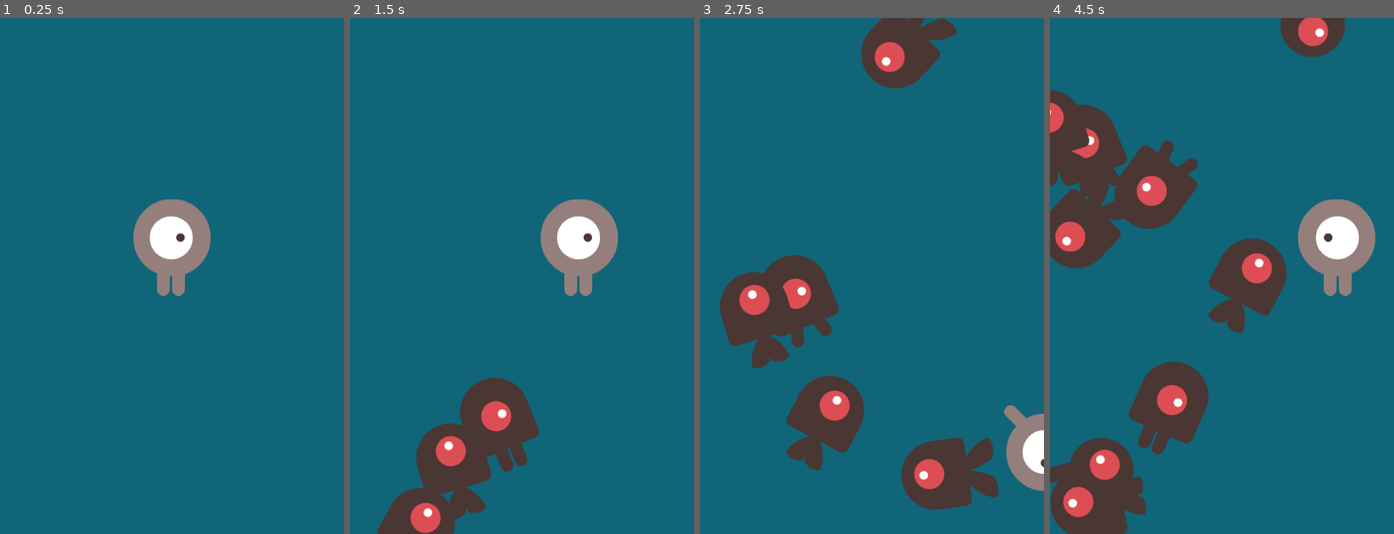
Above: before the commit, frames 1-4 (left to right).
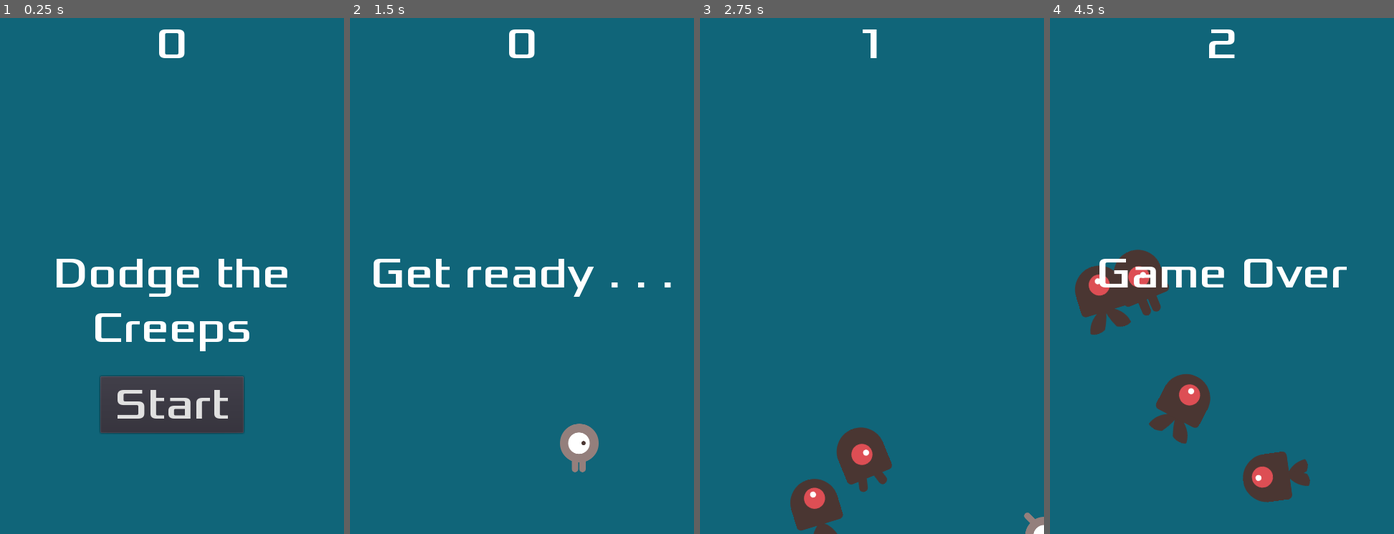
Above: after the commit, the same moments.

Repository: Mortr0n/godotLearning
Game: Godot game, scene res://Main.tscn
Two runs of this game, one before a commit and one after it. Both use one fixed random seed, a clock stepped at 60 frames per second and the inputs below.
Inputs (mouse positions are in pixels of both pictures, inside the frame that each line leads up to):
- Up to frame 1 (0.25 s): no input
- Up to frame 2 (1.5 s): click (522, 405) at 0.5 s, where only the run after the commit has a clickable "Start"; hold D (move_right) from 1.28 s (still down)
- Up to frame 3 (2.75 s): release D (move_right) at 2.03 s; hold S (move_down) from 2.03 s (still down)
- Up to frame 4 (4.5 s): release S (move_down) at 2.78 s; hold D (move_right) 2.78-3.53 s; hold W (move_up) 3.53-4.28 s; hold A (move_left) from 4.28 s (still down)

The runs differ from the first frame. In frame 1, 10% of the frame differs, in the area x 16-84%, y 2-81%; in frame 2, 12%; in frame 3, 17%; in frame 4, 26%, in the area x 0-95%, y 0-100%.

Commit message:
finished main loop and added sound

Diff:
--- /dev/null
+++ b/2d-dodge-the-creeps/2d-dodge-the-creeps/HUD.gd
@@ -0,0 +1,28 @@
+extends CanvasLayer
+
+signal start_game
+
+func update_score(score):
+	$ScoreLabel.text = str(score)
+
+func show_message(text):
+	$MessageLabel.text = text
+	$MessageLabel.show()
+	$MessageTimer.start()
+
+func show_game_over():
+	show_message("Game Over")
+	yield($MessageTimer, "timeout")
+	$MessageLabel.text = "Dodge the Creeps"
+	$MessageLabel.show()
+	yield(get_tree().create_timer(1), "timeout")
+	$Button.show()
+
+
+func _on_Button_pressed():
+	$Button.hide()
+	emit_signal("start_game")
+
+
+func _on_MessageTimer_timeout():
+	$MessageLabel.hide()
--- /dev/null
+++ b/2d-dodge-the-creeps/2d-dodge-the-creeps/HUD.tscn
@@ -0,0 +1,54 @@
+[gd_scene load_steps=4 format=2]
+
+[ext_resource path="res://fonts/xolonium-regular.ttf" type="DynamicFontData" id=1]
+[ext_resource path="res://HUD.gd" type="Script" id=2]
+
+[sub_resource type="DynamicFont" id=1]
+size = 60
+font_data = ExtResource( 1 )
+
+[node name="HUD" type="CanvasLayer"]
+script = ExtResource( 2 )
+
+[node name="ScoreLabel" type="Label" parent="."]
+anchor_left = 0.5
+anchor_right = 0.5
+margin_left = -240.0
+margin_right = 240.0
+margin_bottom = 80.0
+custom_fonts/font = SubResource( 1 )
+text = "0"
+align = 1
+
+[node name="MessageLabel" type="Label" parent="."]
+anchor_left = 0.5
+anchor_top = 0.5
+anchor_right = 0.5
+anchor_bottom = 0.5
+margin_left = -240.0
+margin_top = -40.0
+margin_right = 240.0
+margin_bottom = 109.0
+custom_fonts/font = SubResource( 1 )
+text = "Dodge the Creeps"
+align = 1
+autowrap = true
+
+[node name="Button" type="Button" parent="."]
+anchor_left = 0.5
+anchor_top = 1.0
+anchor_right = 0.5
+anchor_bottom = 1.0
+margin_left = -100.0
+margin_top = -220.0
+margin_right = 100.0
+margin_bottom = -141.0
+custom_fonts/font = SubResource( 1 )
+text = "Start"
+
+[node name="MessageTimer" type="Timer" parent="."]
+wait_time = 2.0
+one_shot = true
+
+[connection signal="pressed" from="Button" to="." method="_on_Button_pressed"]
+[connection signal="timeout" from="MessageTimer" to="." method="_on_MessageTimer_timeout"]
--- a/2d-dodge-the-creeps/2d-dodge-the-creeps/Main.gd
+++ b/2d-dodge-the-creeps/2d-dodge-the-creeps/Main.gd
@@ -1,9 +1,38 @@
 extends Node
 
 export (PackedScene) var mob_scene
+var score = 0
 
 func _ready():
 	randomize()
+
+func new_game():
+	score = 0
+	$HUD.update_score(score)
+
+	get_tree().call_group("mobs", "queue_free") #queue_free destroys the objects in the queue named mobs in this case
+	$Player.start($StartPosition.position)
+
+	$Music.play()
+	$StartTimer.start()
+
+	$HUD.show_message("Get ready . . .")
+
+	yield($StartTimer, "timeout")
+
+	$ScoreTimer.start()
+	$MobTimer.start()
+
+
+
+
+func game_over():
+	$ScoreTimer.stop()
+	$MobTimer.stop()
+	$HUD.show_game_over()
+	$Music.stop()
+	$DeathSound.play()
+
 
 func _on_MobTimer_timeout():
 	var mob_spawn_location = $MobPath/MobSpawnLocation
@@ -20,3 +49,8 @@
 
 	var velocity = Vector2(rand_range(mob.min_speed, mob.max_speed), 0)
 	mob.linear_velocity = velocity.rotated(direction)
+
+
+func _on_ScoreTimer_timeout():
+	score += 1
+	$HUD.update_score(score)
--- a/2d-dodge-the-creeps/2d-dodge-the-creeps/Main.tscn
+++ b/2d-dodge-the-creeps/2d-dodge-the-creeps/Main.tscn
@@ -1,8 +1,12 @@
-[gd_scene load_steps=5 format=2]
+[gd_scene load_steps=9 format=2]
 
 [ext_resource path="res://Main.gd" type="Script" id=1]
 [ext_resource path="res://Mob.tscn" type="PackedScene" id=2]
 [ext_resource path="res://Player.tscn" type="PackedScene" id=3]
+[ext_resource path="res://HUD.tscn" type="PackedScene" id=4]
+[ext_resource path="res://art/house-in-a-forest-loop.ogg" type="AudioStream" id=5]
+[ext_resource path="res://art/game-over.wav" type="AudioStream" id=6]
+[ext_resource path="res://art/zapsplat_multimedia_game_sound_arcade_retro_8_bit_action_sound_short_blips_x5_54213.mp3" type="AudioStream" id=7]
 
 [sub_resource type="Curve2D" id=1]
 _data = {
@@ -25,9 +29,30 @@
 
 [node name="MobTimer" type="Timer" parent="."]
 wait_time = 0.5
-autostart = true
 
 [node name="Player" parent="." instance=ExtResource( 3 )]
-position = Vector2( 240, 320 )
+position = Vector2( 240, 600 )
+
+[node name="ScoreTimer" type="Timer" parent="."]
+
+[node name="HUD" parent="." instance=ExtResource( 4 )]
+
+[node name="StartTimer" type="Timer" parent="."]
+one_shot = true
+
+[node name="StartPosition" type="Position2D" parent="."]
+position = Vector2( 240, 600 )
+
+[node name="Music" type="AudioStreamPlayer" parent="."]
+stream = ExtResource( 5 )
+
+[node name="DeathSound" type="AudioStreamPlayer" parent="."]
+stream = ExtResource( 6 )
+
+[node name="PlayerMove" type="AudioStreamPlayer" parent="."]
+stream = ExtResource( 7 )
 
 [connection signal="timeout" from="MobTimer" to="." method="_on_MobTimer_timeout"]
+[connection signal="hit" from="Player" to="." method="game_over"]
+[connection signal="timeout" from="ScoreTimer" to="." method="_on_ScoreTimer_timeout"]
+[connection signal="start_game" from="HUD" to="." method="new_game"]
--- a/2d-dodge-the-creeps/2d-dodge-the-creeps/Mob.tscn
+++ b/2d-dodge-the-creeps/2d-dodge-the-creeps/Mob.tscn
@@ -27,8 +27,8 @@
 } ]
 
 [sub_resource type="CapsuleShape2D" id=2]
-radius = 45.0
-height = 0.0
+radius = 30.0001
+height = 7.99987
 
 [node name="Mob" type="RigidBody2D" groups=["mobs"]]
 collision_mask = 0
@@ -36,15 +36,18 @@
 script = ExtResource( 7 )
 
 [node name="AnimatedSprite" type="AnimatedSprite" parent="."]
+scale = Vector2( 0.7, 0.7 )
 frames = SubResource( 1 )
 animation = "fly"
 
 [node name="CollisionShape2D" type="CollisionShape2D" parent="."]
-position = Vector2( 11, 0 )
+position = Vector2( 4, 0 )
 rotation = 1.57079
 shape = SubResource( 2 )
 
 [node name="VisibilityNotifier2D" type="VisibilityNotifier2D" parent="."]
+position = Vector2( 6, -4 )
+scale = Vector2( 0.46, 0.49375 )
 rect = Rect2( -50, -40, 100, 80 )
 
 [connection signal="screen_exited" from="VisibilityNotifier2D" to="." method="_on_VisibilityNotifier2D_screen_exited"]
--- a/2d-dodge-the-creeps/2d-dodge-the-creeps/Player.gd
+++ b/2d-dodge-the-creeps/2d-dodge-the-creeps/Player.gd
@@ -8,8 +8,8 @@
 
 func _ready():
 	screen_size = get_viewport_rect().size
-
-	print(screen_size)
+	hide()
+#	print(screen_size)
 
 
 func _process(delta):
@@ -28,9 +28,12 @@
 	if direction.length() > 0:
 		direction = direction.normalized()
 		$AnimatedSprite.play()
+		$PlayerMove.play()
 	else:
 		$AnimatedSprite.stop()
-
+		$PlayerMove.stop()
+#		$PlayerMove.pitch_scale =.3
+#
 	position += direction * speed * delta
 	position.x = clamp(position.x, 0, screen_size.x)
 	position.y = clamp(position.y, 0, screen_size.y)
@@ -52,5 +55,6 @@
 
 func _on_Player_body_entered(body):
 	hide()
+	$PlayerMove.stop()
 	$CollisionShape2D.set_deferred("disabled", true)
 	emit_signal("hit")
--- a/2d-dodge-the-creeps/2d-dodge-the-creeps/Player.tscn
+++ b/2d-dodge-the-creeps/2d-dodge-the-creeps/Player.tscn
@@ -1,10 +1,11 @@
-[gd_scene load_steps=8 format=2]
+[gd_scene load_steps=9 format=2]
 
 [ext_resource path="res://art/player-walk-1.png" type="Texture" id=1]
 [ext_resource path="res://art/player-walk-2.png" type="Texture" id=2]
 [ext_resource path="res://art/player-up-1.png" type="Texture" id=3]
 [ext_resource path="res://art/player-up-2.png" type="Texture" id=4]
 [ext_resource path="res://Player.gd" type="Script" id=5]
+[ext_resource path="res://art/sound.mp3" type="AudioStream" id=6]
 
 [sub_resource type="SpriteFrames" id=1]
 animations = [ {
@@ -20,17 +21,23 @@
 } ]
 
 [sub_resource type="CapsuleShape2D" id=2]
-radius = 52.0
-height = 30.0
+radius = 26.0
+height = 14.0
 
 [node name="Player" type="Area2D"]
+position = Vector2( -87, 57 )
 script = ExtResource( 5 )
 
 [node name="AnimatedSprite" type="AnimatedSprite" parent="."]
+scale = Vector2( 0.5, 0.5 )
 frames = SubResource( 1 )
 animation = "right"
 
 [node name="CollisionShape2D" type="CollisionShape2D" parent="."]
 shape = SubResource( 2 )
 
+[node name="PlayerMove" type="AudioStreamPlayer2D" parent="."]
+stream = ExtResource( 6 )
+pitch_scale = 0.79
+
 [connection signal="body_entered" from="." to="." method="_on_Player_body_entered"]
Not shown, added: 2d-dodge-the-creeps/2d-dodge-the-creeps/art/mixkit-arcade-retro-run-sound-220.wav.import
Not shown, added: 2d-dodge-the-creeps/2d-dodge-the-creeps/art/sound.mp3.import
Not shown, added: 2d-dodge-the-creeps/2d-dodge-the-creeps/art/mixkit-arcade-retro-run-sound-220.wav
Not shown, added: 2d-dodge-the-creeps/2d-dodge-the-creeps/art/sound.mp3
